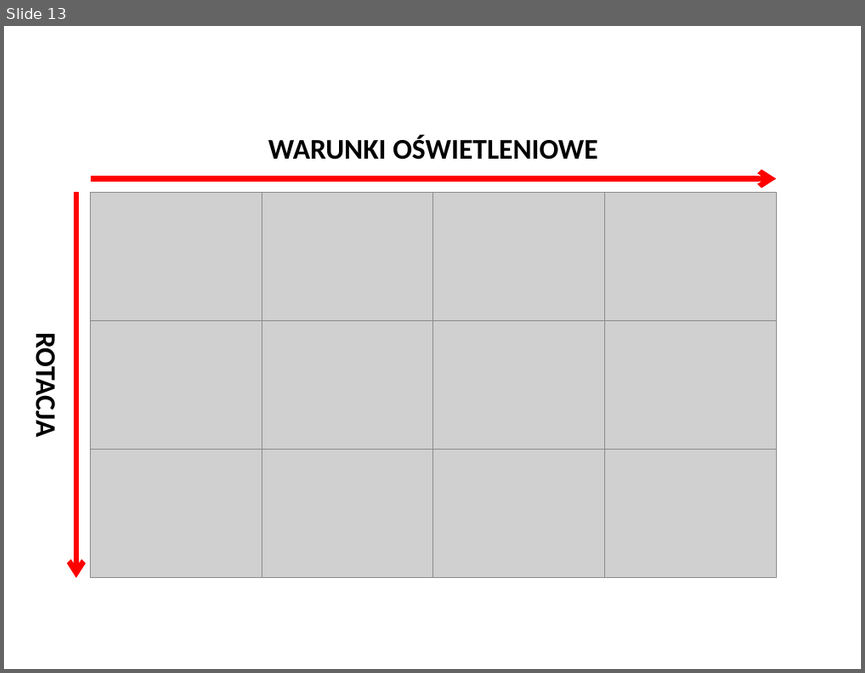
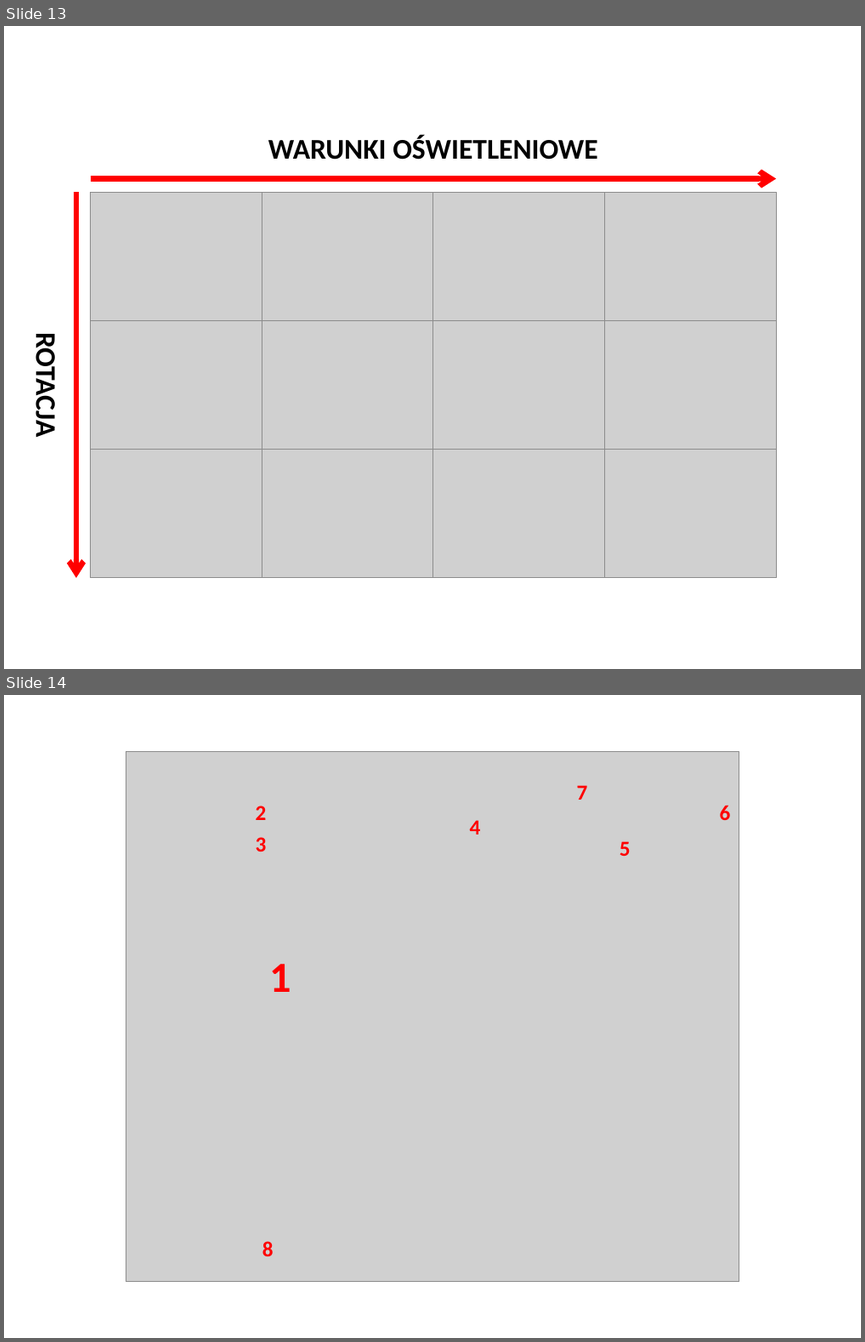
Before and after one commit to dobrzynskikam/Praca-Magisterska, a slide deck: Praca/PrezentacjaZawierajacaObrazyPracy.pptx. Shown one above the other, each under a label of ours: slide 13 before the commit, slides 13 and 14 after it. The pictures are 865x673 and 865x1342 pixels, drawn with LibreOffice and Linux fonts; fonts in the diff are those of the drawing; grey boxes stand for pictures. Boxes give left, top, right and bottom in pixels: in the first picture for what was removed or moved away, otherwise in the second. Text is boxed around its words. In the diff, an @@ line names an element or a change of style, - is before the commit and + after.

```diff
--- a/Praca/PrezentacjaZawierajacaObrazyPracy.pptx
+++ b/Praca/PrezentacjaZawierajacaObrazyPracy.pptx
@@ slide 14 added at (4,695,861,1338), background #FFFFFF @@
@@ group added at (126,752,739,1281): 8 texts, 1 picture @@
+2
+3
+4
+1
+5
+6
+7
+8
```
Also in this commit, not shown: 2 other slides added, 7 other files.
